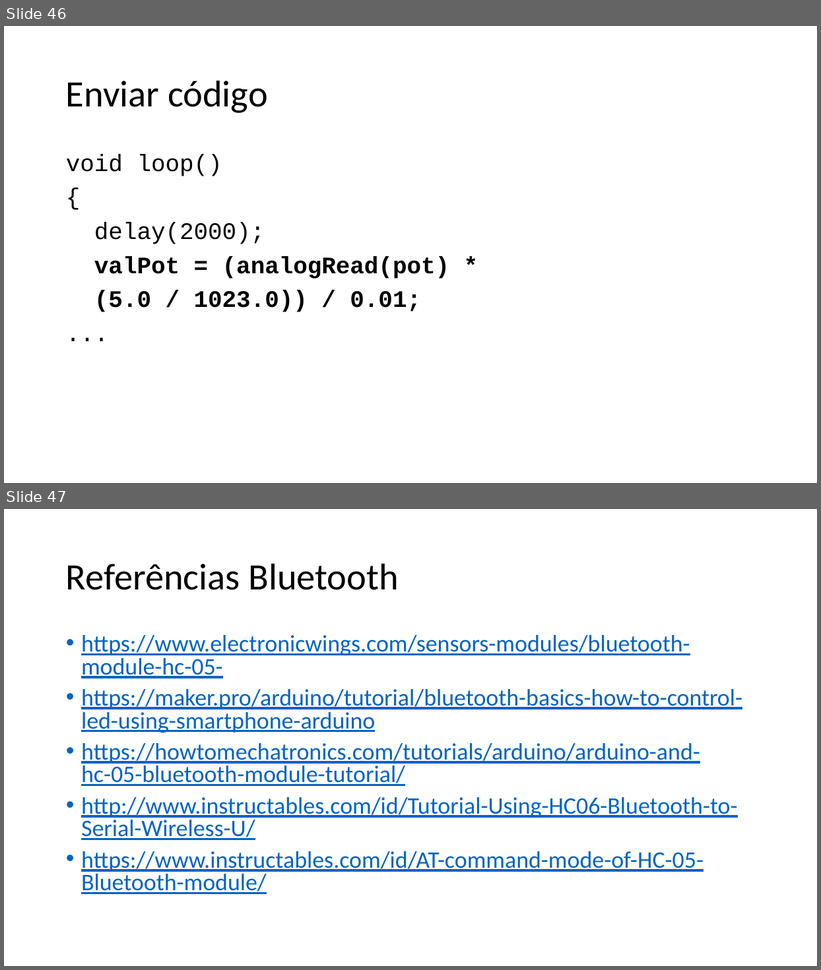
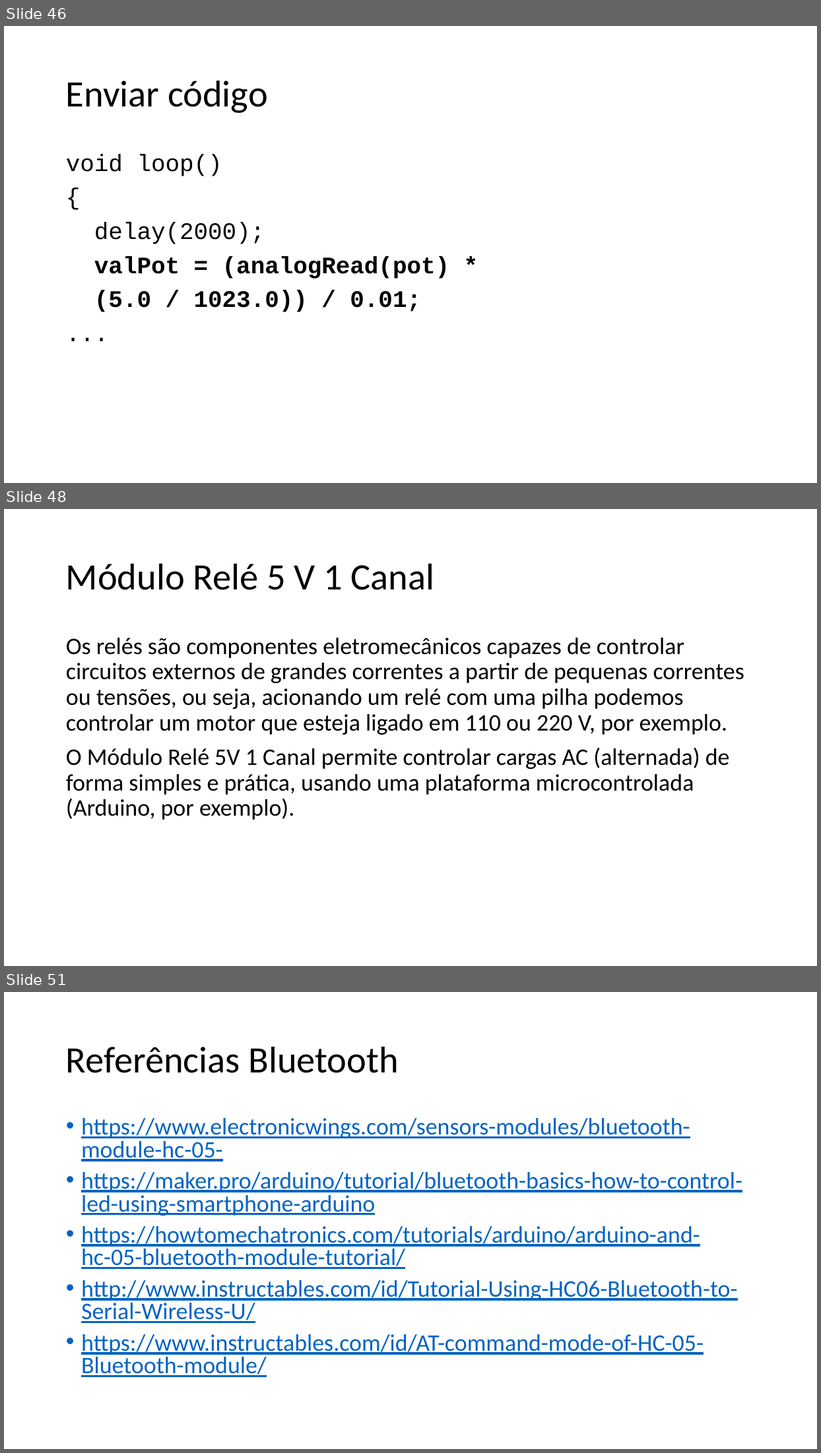
Before and after one commit to salmo-jr/public-slides, a slide deck: arduino-bluetooth.pptx. Shown one above the other, each under a label of ours: slides 46 and 47 before the commit, slides 46, 48 and 51 after it; the slides between them are not shown. The pictures are 821x970 and 821x1453 pixels, drawn with LibreOffice and Linux fonts; fonts in the diff are those of the drawing. Boxes give left, top, right and bottom in pixels: in the first picture for what was removed or moved away, otherwise in the second. Text is boxed around its words. In the diff, an @@ line names an element or a change of style, - is before the commit and + after.

Commit message:
adição de slides para relé

```diff
--- a/arduino-bluetooth.pptx
+++ b/arduino-bluetooth.pptx
@@ slide 48 added at <box>4,509,817,966</box>, background #FFFFFF @@
@@ title added at <box>66,563,435,590</box>, 44 pt, text #000000 @@
+Módulo Relé 5 V 1 Canal
@@ text added at <box>66,638,745,820</box>, 28 pt, text #000000 @@
+Os relés são componentes eletromecânicos capazes de controlar circuitos externos de grandes correntes a partir de pequenas correntes ou tensões, ou seja, acionando um relé com uma pilha podemos controlar um motor que esteja ligado em 110 ou 220 V, por exemplo.
+O Módulo Relé 5V 1 Canal permite controlar cargas AC (alternada) de forma simples e prática, usando uma plataforma microcontrolada (Arduino, por exemplo).
@@ what was slide 47 is now slide 51 @@
```
Also in this commit, not shown: 3 other slides added.
